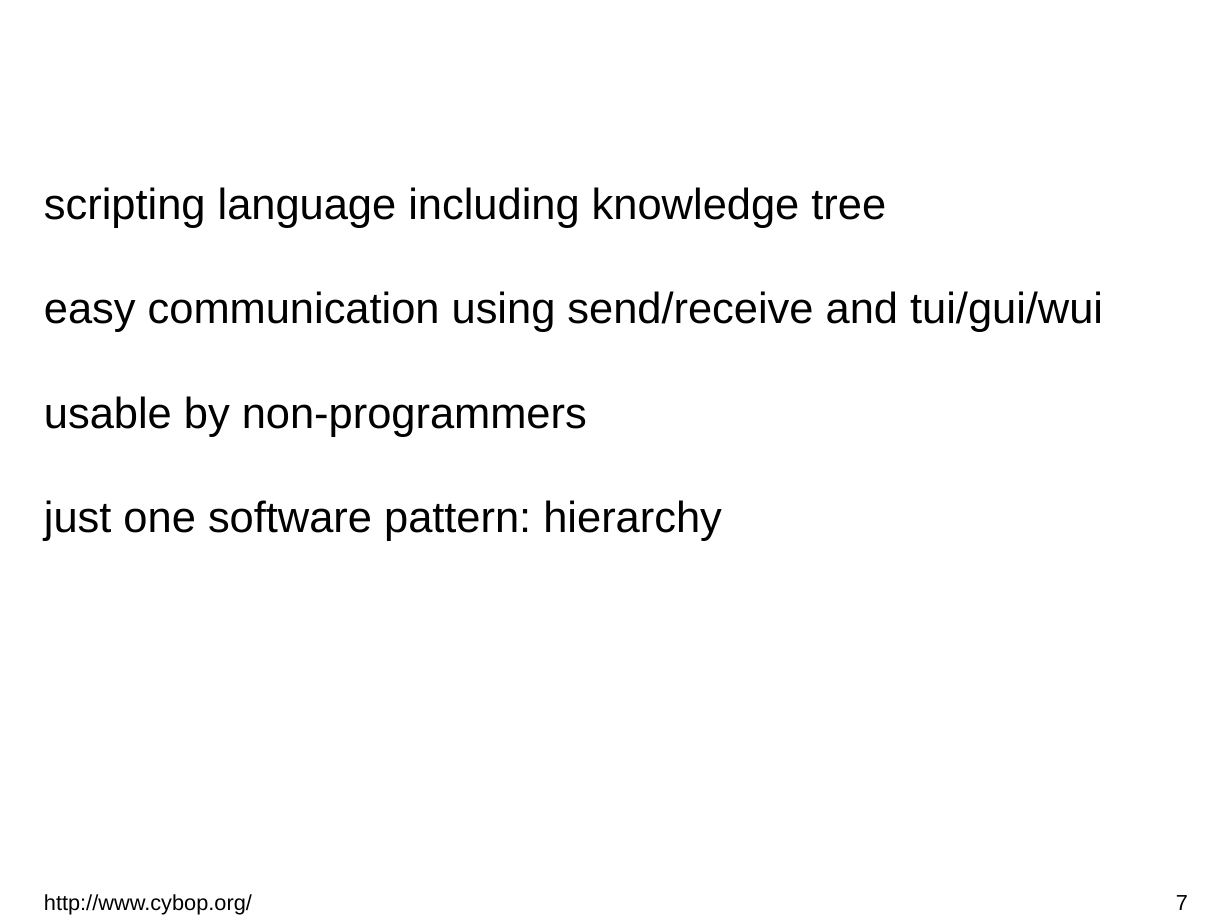
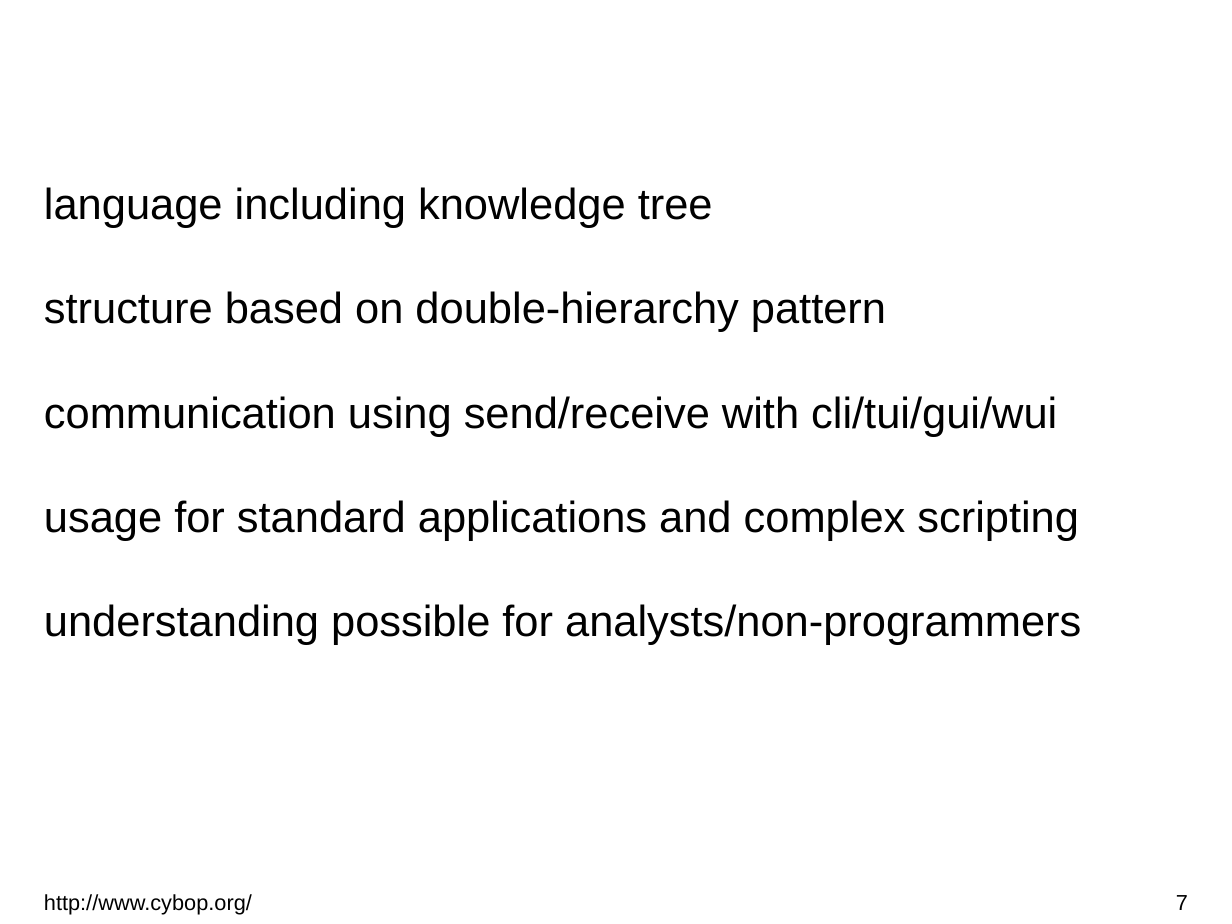
Before and after one commit to GitMirroring/cybop, a slide deck: slide 7 of doc/lightning_talk/cybop.odp. Drawn at 1232x924 pixels with LibreOffice and Linux fonts; fonts in the diff are those of the drawing; background and template pictures are left out. Boxes give left, top, right and bottom in pixels: in the first picture for what was removed or moved away, otherwise in the second. Text is boxed around its words. In the diff, an @@ line names an element or a change of style, - is before the commit and + after.

```diff
--- a/doc/lightning_talk/cybop.odp
+++ b/doc/lightning_talk/cybop.odp
@@ text at bbox=[44, 187, 1081, 645]: text changed @@
-scripting language including knowledge tree
-easy communication using send/receive and tui/gui/wui
-usable by non-programmers
-just one software pattern: hierarchy
+language including knowledge tree
+structure based on double-hierarchy pattern
+communication using send/receive with cli/tui/gui/wui
+usage for standard applications and complex scripting
+understanding possible for analysts/non-programmers
```
Also in this commit, not shown: 6 other slides changed, 4 other files.
